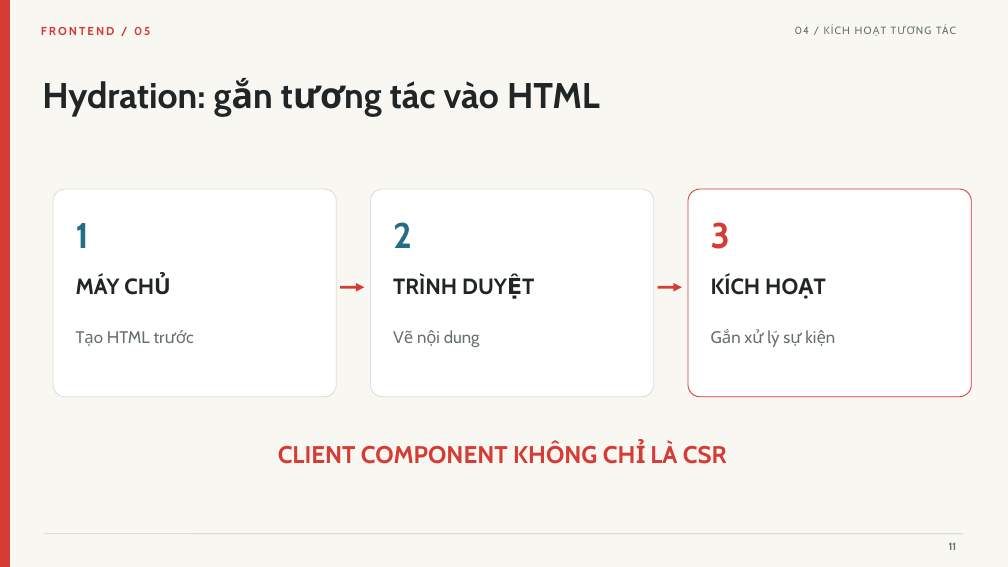
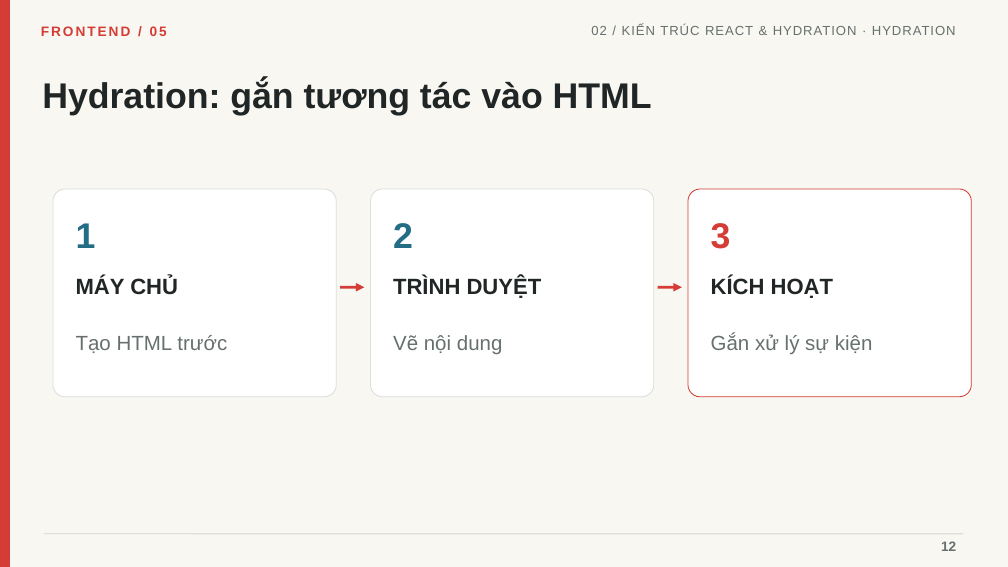
Before and after one commit to linhtn-spec/seminar-nextjs, a slide deck: slide 12 of Seminar_05_Frontend_Roadmap_Tieng_Viet_Da_Chinh_Sua.pptx (slide 11 before the commit). Drawn at 1008x567 pixels with LibreOffice and Linux fonts; fonts in the diff are those of the drawing. Boxes give left, top, right and bottom in pixels: in the first picture for what was removed or moved away, otherwise in the second. Text is boxed around its words. In the diff, an @@ line names an element or a change of style, - is before the commit and + after.

```diff
--- a/Seminar_05_Frontend_Roadmap_Tieng_Viet_Da_Chinh_Sua.pptx
+++ b/Seminar_05_Frontend_Roadmap_Tieng_Viet_Da_Chinh_Sua.pptx
@@ text "FRONTEND / 05" at box(41, 26, 167, 36): size 11 to 13 pt, font Cabin to Arial @@
@@ text added at box(591, 25, 956, 35), 12.5 pt, text #66706E @@
+02 / KIẾN TRÚC REACT & HYDRATION · HYDRATION
@@ text removed at box(936, 26, 956, 34) @@
-04 / KÍCH HOẠT TƯƠNG TÁC
@@ font Cabin to Arial in 7 elements at box(42, 80, 652, 115), box(76, 223, 96, 248), box(76, 276, 178, 295), box(393, 223, 413, 248), box(393, 276, 542, 298), box(711, 223, 731, 249), box(711, 276, 833, 298) @@
@@ size 16 to 19.5 pt, font Cabin to Arial in 3 elements at box(76, 335, 227, 353), box(393, 335, 503, 354), box(711, 334, 873, 354) @@
@@ text removed at box(278, 442, 727, 464) @@
-CLIENT COMPONENT KHÔNG CHỈ LÀ CSR
@@ text added at box(941, 541, 956, 551), 13 pt, text #66706E, bold @@
+12
@@ text removed at box(949, 542, 957, 550) @@
-11
```
Also in this commit, not shown: 23 other slides changed, 3 slides added, 6 other files.
